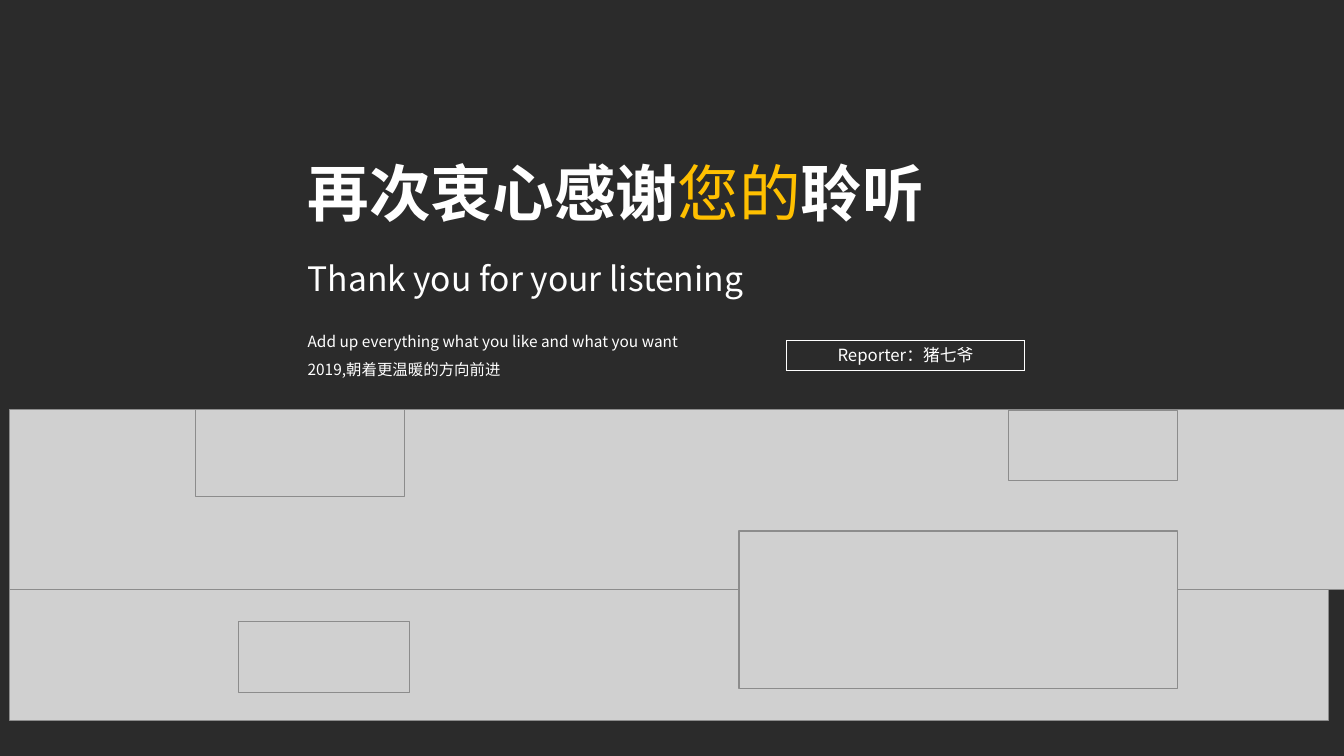
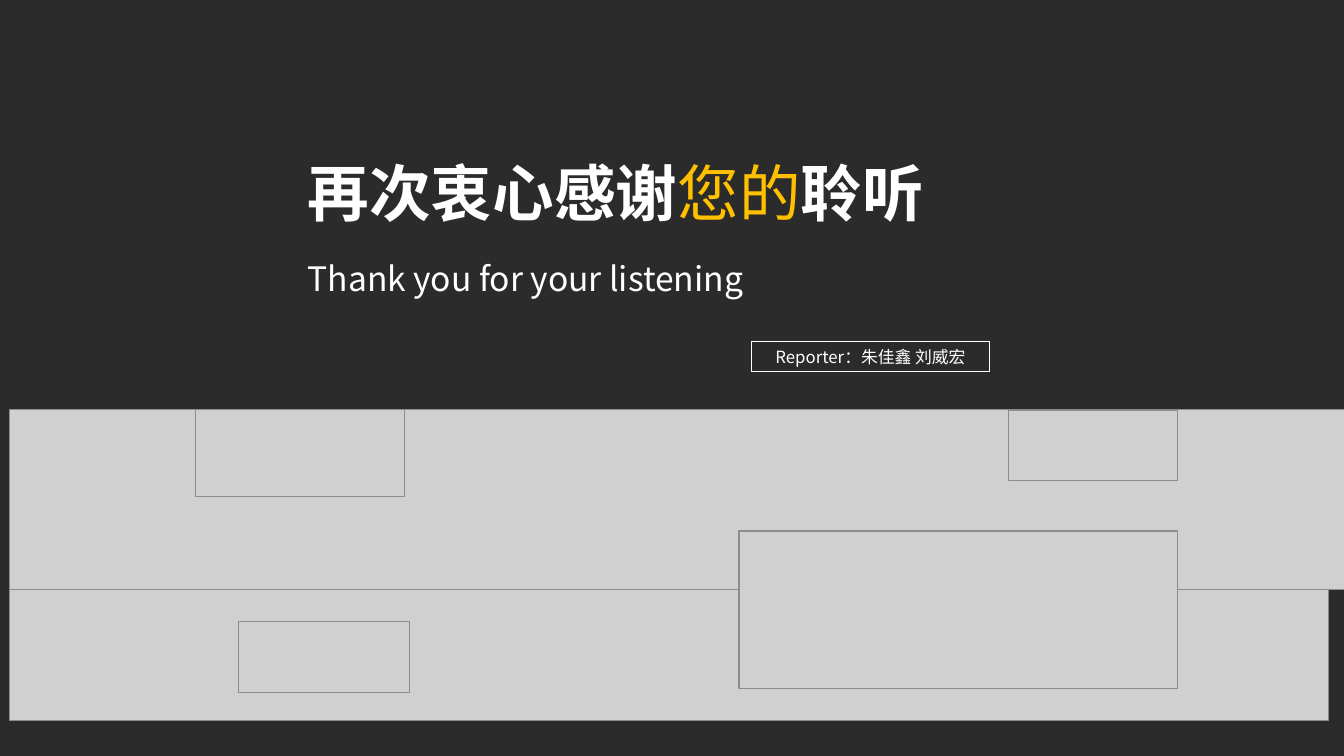
Before and after one commit to OldPigpig/RJwork, a slide deck: slide 12 of 随心阅PPT.pptx (slide 22 before the commit). Drawn at 1344x756 pixels with LibreOffice and Linux fonts; fonts in the diff are those of the drawing; grey boxes stand for pictures; background and template pictures are left out; a plain dark background stands for a picture behind light text. Boxes give left, top, right and bottom in pixels: in the first picture for what was removed or moved away, otherwise in the second. Text is boxed around its words. In the diff, an @@ line names an element or a change of style, - is before the commit and + after.

```diff
--- a/随心阅PPT.pptx
+++ b/随心阅PPT.pptx
@@ text removed at [308, 334, 678, 378] @@
-Add up everything what you like and what you want
-2019,朝着更温暖的方向前进
@@ rectangle "Reporter：朱佳鑫 刘威宏": place and size @@
-rectangle "Reporter：朱佳鑫 刘威宏" at [786, 340, 1025, 370]
+rectangle "Reporter：朱佳鑫 刘威宏" at [751, 342, 990, 372]
@@ text in rectangle at [775, 349, 965, 367]: text changed @@
-Reporter：猪七爷
+Reporter：朱佳鑫 刘威宏
```
Also in this commit, not shown: 1 other slide changed, 10 slides added, 20 slides removed, 9 other files.
